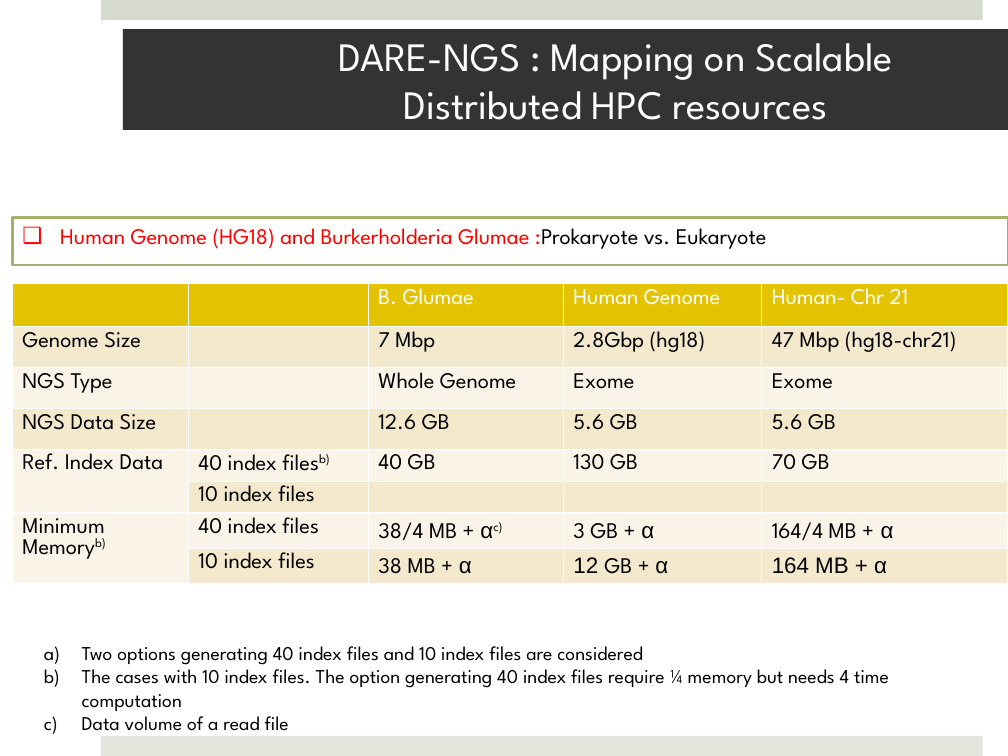
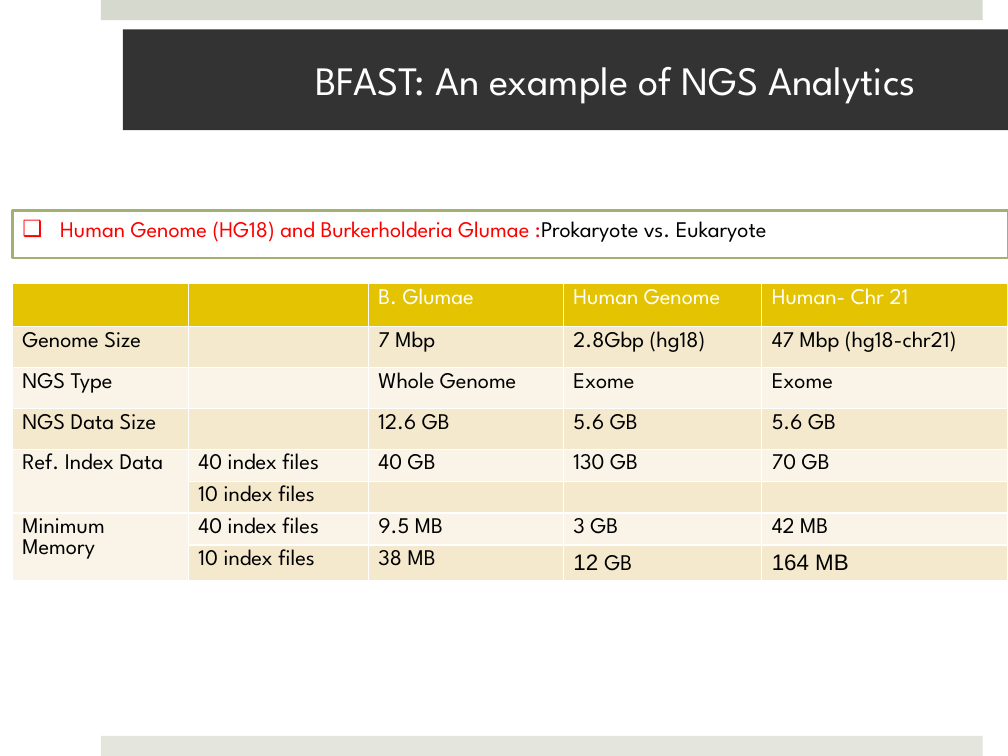
Before and after one commit to saga-project/saga-cpp-legacy-projects, a slide deck: slide 11 of saga-talks/abstractions_for_ls-microsoft.pptx (slide 20 before the commit). Drawn at 1008x756 pixels with LibreOffice and Linux fonts; fonts in the diff are those of the drawing; background and template pictures are left out. Boxes give left, top, right and bottom in pixels: in the first picture for what was removed or moved away, otherwise in the second. Text is boxed around its words. In the diff, an @@ line names an element or a change of style, - is before the commit and + after.

```diff
--- a/saga-talks/abstractions_for_ls-microsoft.pptx
+++ b/saga-talks/abstractions_for_ls-microsoft.pptx
@@ rectangle "BFAST: An example of NGS ..." at (x1=123, y1=29, x2=1008, y2=130): title to rectangle @@
@@ text in rectangle at (x1=315, y1=67, x2=915, y2=104): text changed @@
-DARE-NGS : Mapping on Scalable Distributed HPC resources
+BFAST: An example of NGS Analytics
@@ rectangle "Human Genome (HG18) and Burkerholderia ..." moved from (x1=12, y1=218, x2=1008, y2=265) to (x1=12, y1=211, x2=1008, y2=258) @@
@@ table at (x1=12, y1=284, x2=1008, y2=619) @@
-row 5, column 2: 40 index filesb)
+row 5, column 2: 40 index files
-row 7: Minimum Memoryb) | 40 index files | 38/4 MB + αc) | 3 GB + α | 164/4 MB + α
+row 7: Minimum Memory | 40 index files | 9.5 MB | 3 GB | 42 MB
-row 8:  | 10 index files | 38 MB + α | 12 GB + α | 164 ΜΒ + α
+row 8:  | 10 index files | 38 MB | 12 GB | 164 ΜΒ
@@ text removed at (x1=82, y1=646, x2=889, y2=731) @@
-a) Two options generating 40 index files and 10 index files are considered
-b) The cases with 10 index files. The option generating 40 index files require ¼ memory but needs 4 time computation
-c) Data volume of a read file
```
Also in this commit, not shown: 7 other slides changed, 4 slides added, 2 slides removed.
